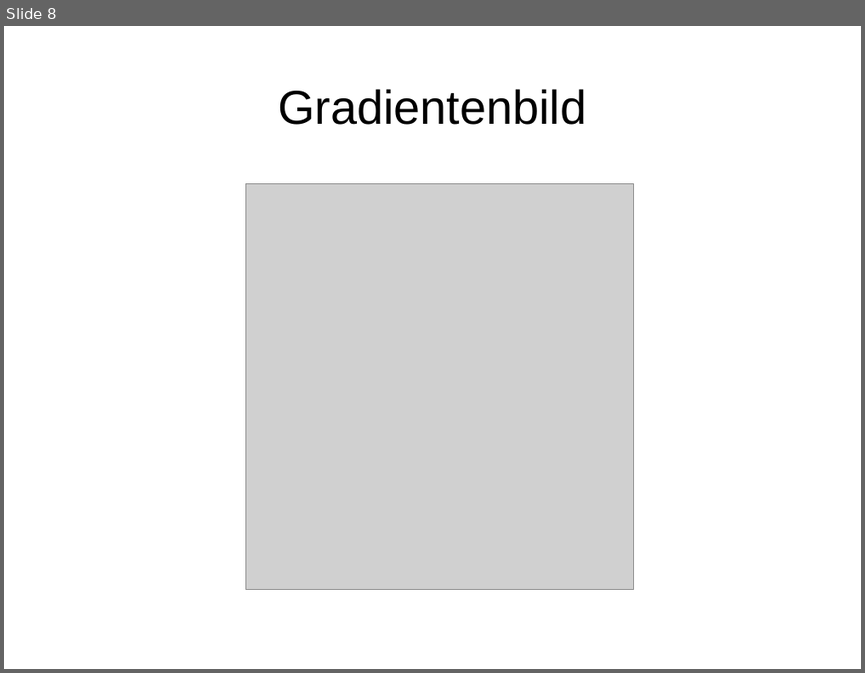
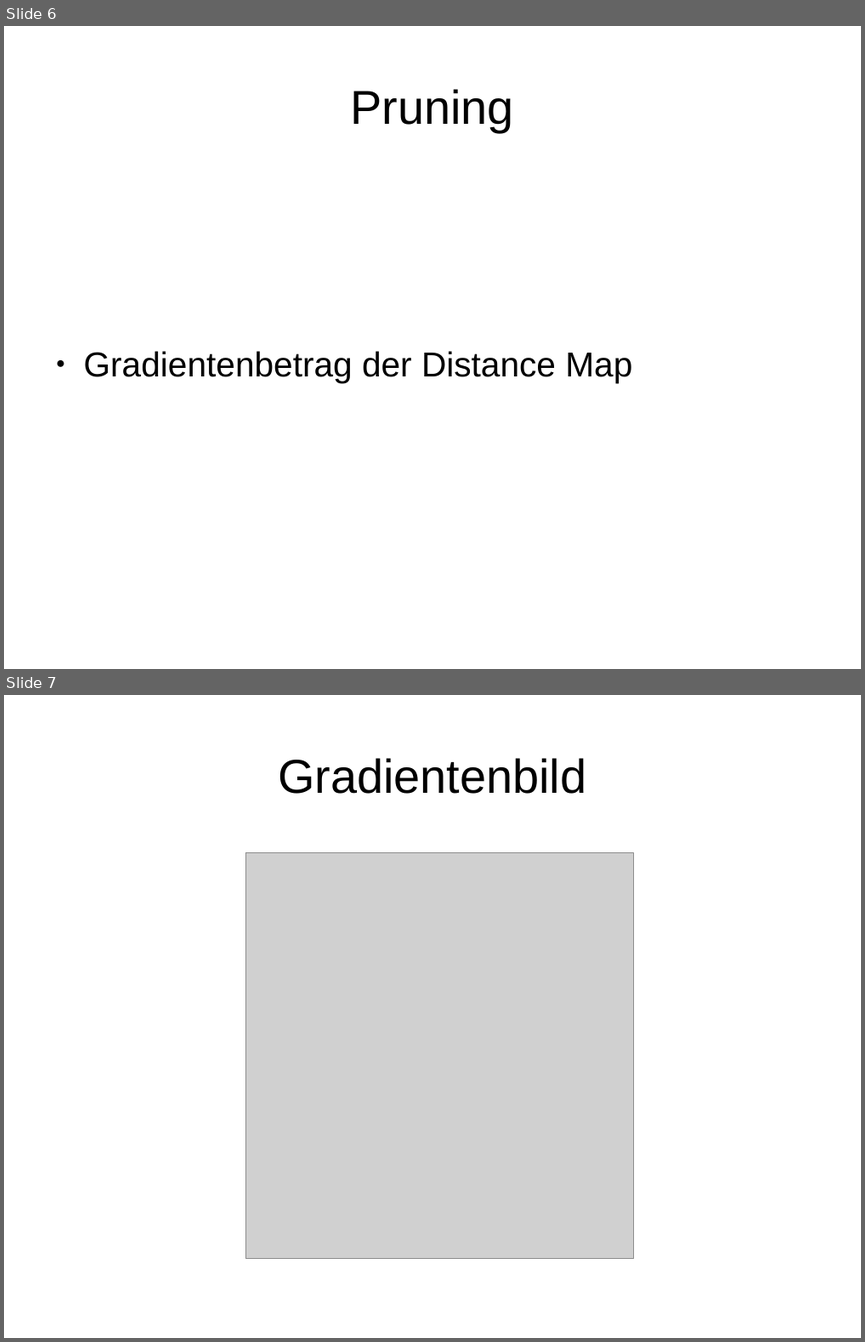
Before and after one commit to sandrellaella/bildverarbeitung, a slide deck: docs/Zwischenstand_1272012.odp. Shown one above the other, each under a label of ours: slide 8 before the commit, slides 6 and 7 after it. The pictures are 865x673 and 865x1342 pixels, drawn with LibreOffice and Linux fonts; fonts in the diff are those of the drawing; grey boxes stand for pictures. Boxes give left, top, right and bottom in pixels: in the first picture for what was removed or moved away, otherwise in the second. Text is boxed around its words. In the diff, an @@ line names an element or a change of style, - is before the commit and + after.

```diff
--- a/docs/Zwischenstand_1272012.odp
+++ b/docs/Zwischenstand_1272012.odp
@@ slide 6 added at <box>4,26,861,669</box>, background #FFFFFF @@
@@ title added at <box>351,89,514,132</box>, 44 pt, text #000000 @@
+Pruning
@@ text added at <box>84,351,632,383</box>, 32 pt, text #000000 @@
+● Gradientenbetrag der Distance Map
@@ what was slide 8 is now slide 7 @@
```
Also in this commit, not shown: 9 slides changed, 4 other slides added, 2 slides removed, 1 other file.
